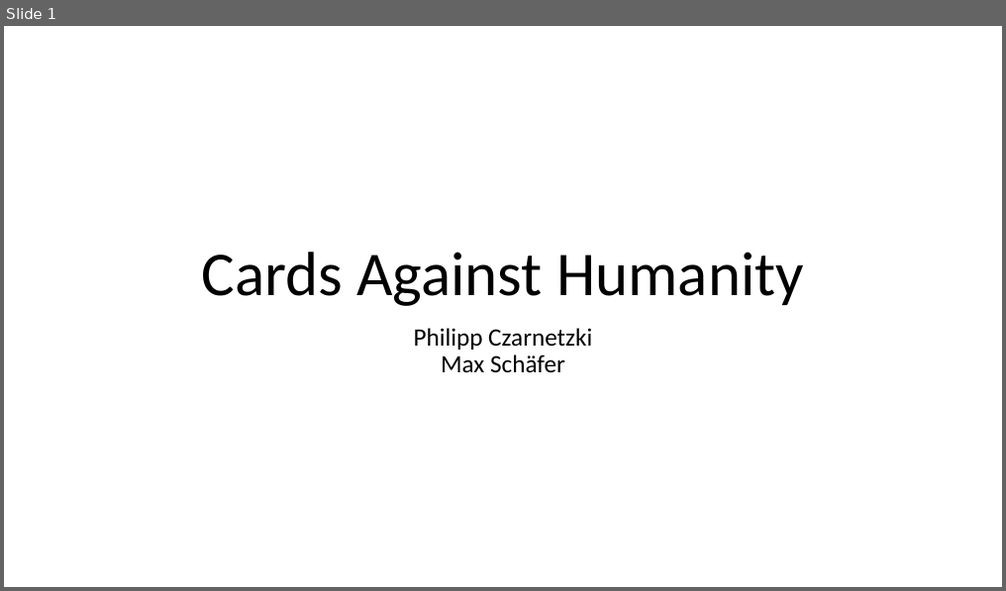
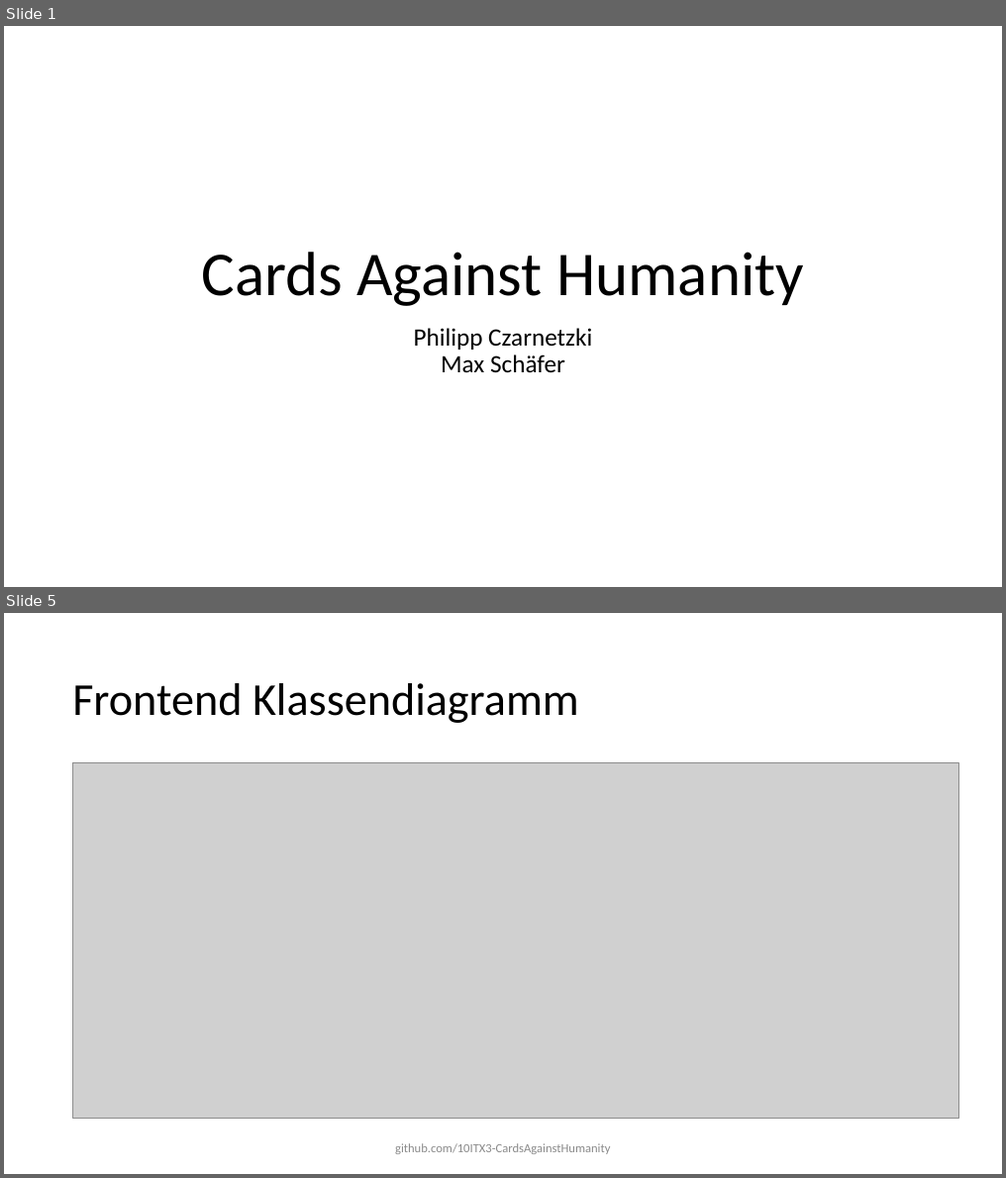
Before and after one commit to 10ITX3-CardsAgainstHumanity/cah-presentation, a slide deck: cah-presentation.pptx. Shown one above the other, each under a label of ours: slide 1 before the commit, slides 1 and 5 after it; the slides between them are not shown. The pictures are 1006x591 and 1006x1178 pixels, drawn with LibreOffice and Linux fonts; fonts in the diff are those of the drawing; grey boxes stand for pictures. Boxes give left, top, right and bottom in pixels: in the first picture for what was removed or moved away, otherwise in the second. Text is boxed around its words. In the diff, an @@ line names an element or a change of style, - is before the commit and + after.

Commit message:
add frontend

```diff
--- a/cah-presentation.pptx
+++ b/cah-presentation.pptx
@@ slide 5 added at bbox=[4, 613, 1002, 1174], background #FFFFFF @@
@@ text added at bbox=[72, 683, 579, 723], 44 pt, text #000000 @@
+Frontend Klassendiagramm
@@ picture added at bbox=[73, 762, 959, 1119] @@
@@ text added at bbox=[395, 1144, 610, 1155], 12 pt, text #8B8B8B @@
+github.com/10ITX3-CardsAgainstHumanity
```
Also in this commit, not shown: 13 slides changed, 2 other slides added, 1 other file.
